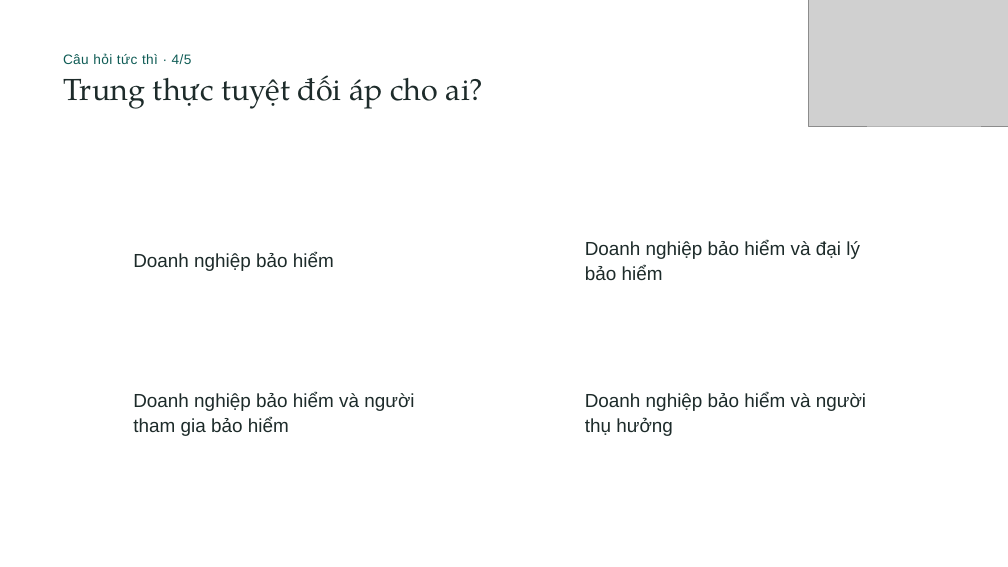
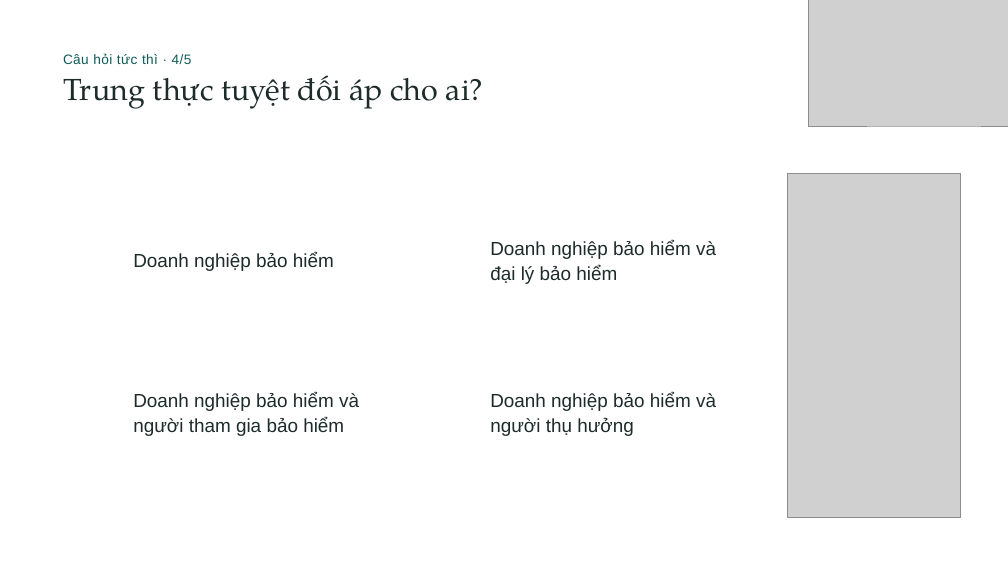
Before and after one commit to tranquanghaofake-dotcom/Law, a slide deck: slide 44 of docs/bai/ch3-bao-hiem-thuong-mai/bao-hiem-thuong-mai.pptx. Drawn at 1008x567 pixels with LibreOffice and Linux fonts; fonts in the diff are those of the drawing; grey boxes stand for pictures; background and template pictures are left out. Boxes give left, top, right and bottom in pixels: in the first picture for what was removed or moved away, otherwise in the second. Text is boxed around its words. In the diff, an @@ line names an element or a change of style, - is before the commit and + after.

```diff
--- a/docs/bai/ch3-bao-hiem-thuong-mai/bao-hiem-thuong-mai.pptx
+++ b/docs/bai/ch3-bao-hiem-thuong-mai/bao-hiem-thuong-mai.pptx
@@ picture added at <box>788,173,961,517</box> @@
@@ text "B": place and size @@
-text "B" at <box>530,234,572,278</box>
+text "B" at <box>436,234,478,278</box>
@@ text at <box>490,240,716,284</box>: spaces changed @@
-Doanh nghiệp bảo hiểm và đại lý
-bảo hiểm
+Doanh nghiệp bảo hiểm và
+đại lý bảo hiểm
@@ text "D": place and size @@
-text "D" at <box>530,386,572,430</box>
+text "D" at <box>436,386,478,430</box>
@@ text at <box>133,392,359,436</box>: spaces changed @@
-Doanh nghiệp bảo hiểm và người
-tham gia bảo hiểm
+Doanh nghiệp bảo hiểm và
+người tham gia bảo hiểm
@@ text at <box>490,392,716,436</box>: spaces changed @@
-Doanh nghiệp bảo hiểm và người
-thụ hưởng
+Doanh nghiệp bảo hiểm và
+người thụ hưởng
```
Also in this commit, not shown: 4 other slides changed, 5 other files.
